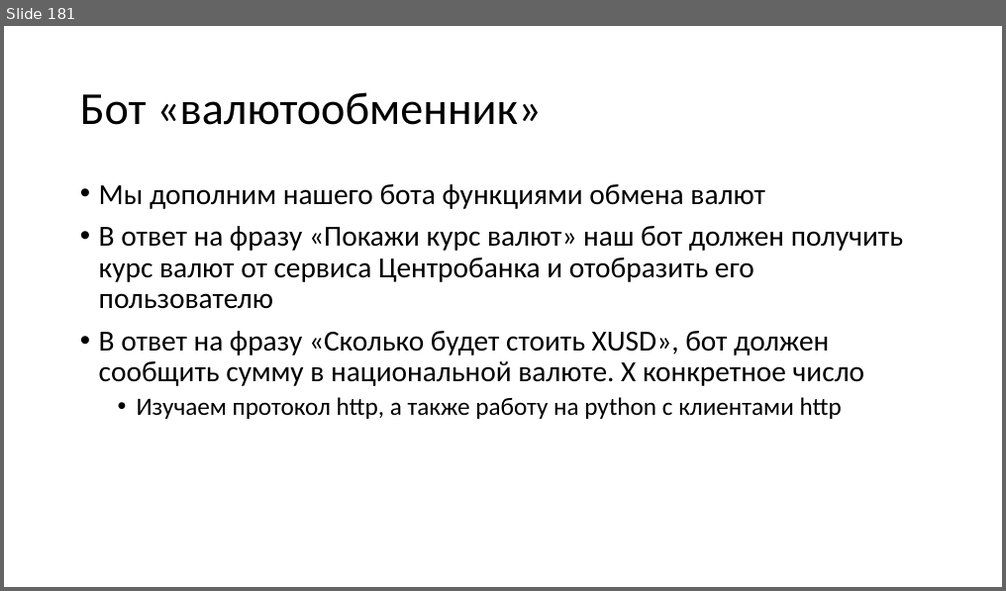
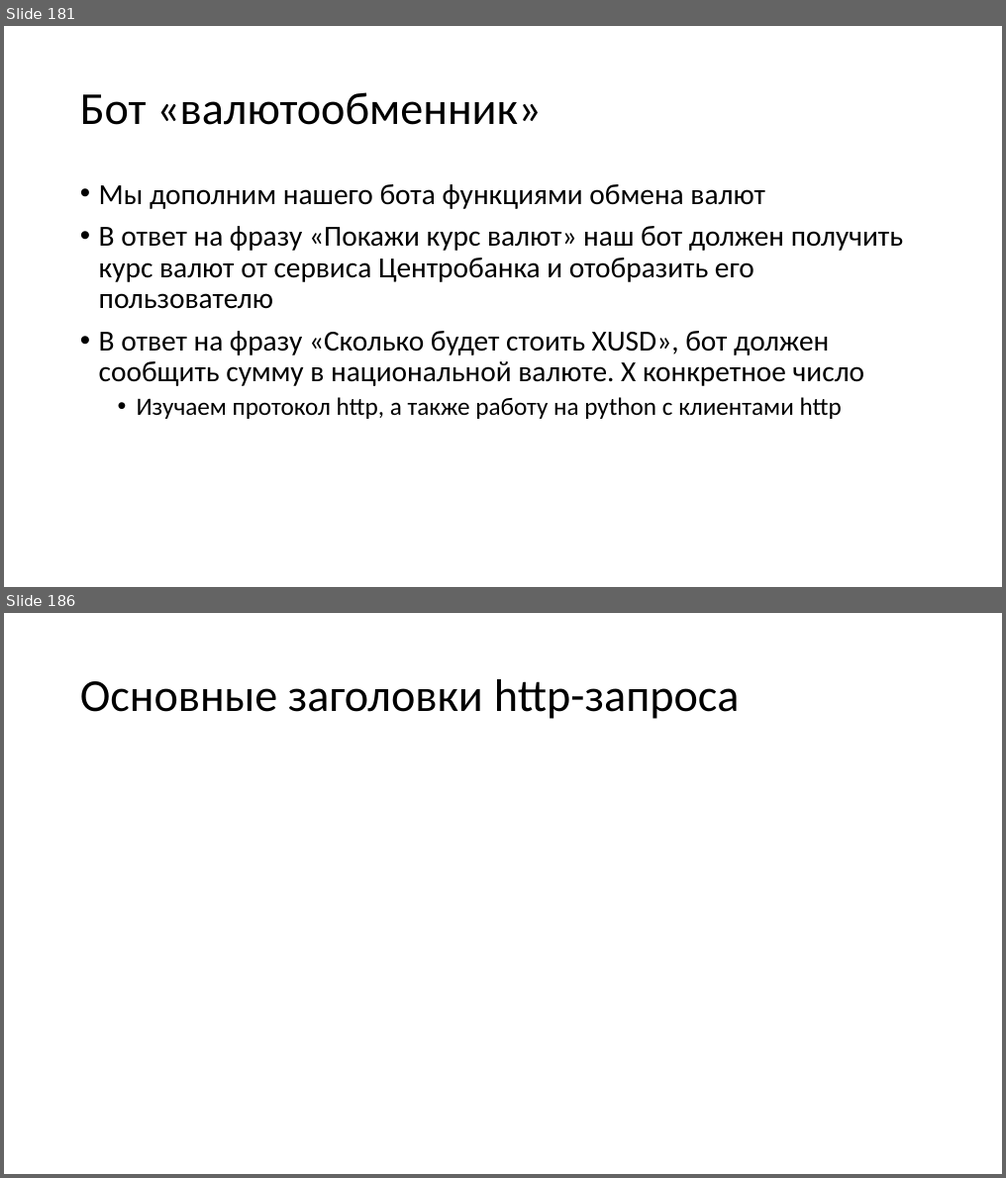
Before and after one commit to paveltsytovich/telegram-course, a slide deck: Presentation/Разработка ботов для телеграмм на Python.pptx. Shown one above the other, each under a label of ours: slide 181 before the commit, slides 181 and 186 after it; the slides between them are not shown. The pictures are 1006x591 and 1006x1178 pixels, drawn with LibreOffice and Linux fonts; fonts in the diff are those of the drawing. Boxes give left, top, right and bottom in pixels: in the first picture for what was removed or moved away, otherwise in the second. Text is boxed around its words. In the diff, an @@ line names an element or a change of style, - is before the commit and + after.

Commit message:
Начало по http-протоколу

```diff
--- a/Presentation/Разработка ботов для телеграмм на Python.pptx
+++ b/Presentation/Разработка ботов для телеграмм на Python.pptx
@@ slide 186 added at [4,613,1002,1174], background #FFFFFF @@
@@ title added at [80,679,739,719], 44 pt, text #000000 @@
+Основные заголовки http-запроса
```
Also in this commit, not shown: 9 other slides added.
